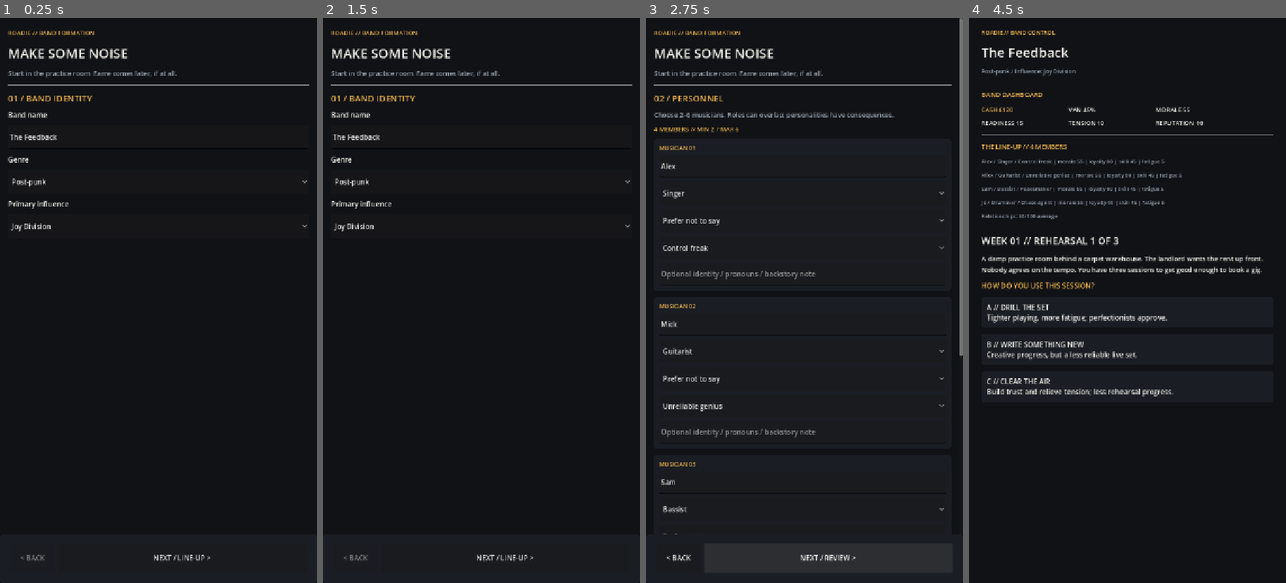
Above: before the commit, frames 1-4 (left to right).
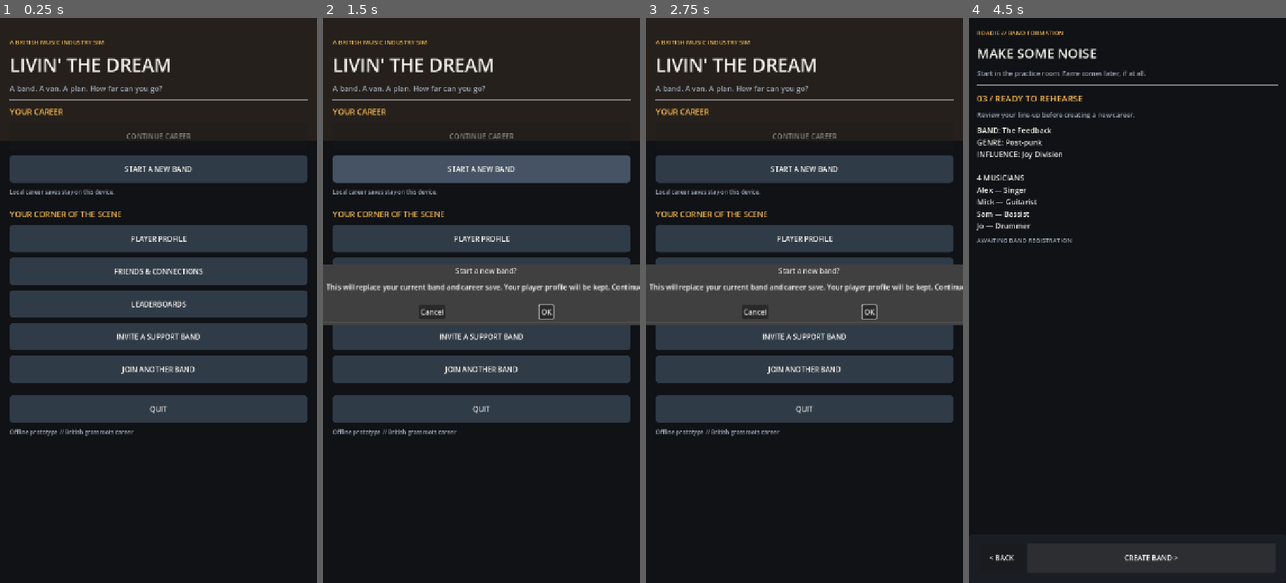
Above: after the commit, the same moments.

Repository: alimuir654-rgb/BandMaster
Game: Godot game, scene res://main_menu.tscn
The game is run twice, just before and just after one commit, with the same random seed, the same clock (stepped at 60 frames per second) and the same inputs. Before the commit the project starts from res://band_builder.tscn.
Inputs (mouse positions are in pixels of both pictures, inside the frame that each line leads up to):
- Up to frame 1 (0.25 s): no input
- Up to frame 2 (1.5 s): click (481, 170) at 0.5 s, where only the run after the commit has a clickable "START A NEW BAND"; click (481, 170) at 1.25 s, where only the run after the commit has a clickable "START A NEW BAND"
- Up to frame 3 (2.75 s): click (829, 560) at 2 s, where only the run before the commit has a clickable "NEXT / LINE-UP >"
- Up to frame 4 (4.5 s): click (1190, 311) at 2.75 s, where only the run after the commit has a clickable "OK"; click "NEXT / REVIEW >" (after the commit: "NEXT / LINE-UP >") at 3.5 s; click "CREATE BAND >" (after the commit: "NEXT / REVIEW >") at 4.25 s

The runs differ from the first frame. In frame 1, 36% of the frame differs, in the area x 2-98%, y 2-97%; in frame 2, 38%; in frame 3, 43%, in the area x 0-100%, y 0-98%; in frame 4, 12%.

Commit message:
feat: start at launch hub while preserving BandMaster internal config name

Diff:
--- a/project.godot
+++ b/project.godot
@@ -11,7 +11,7 @@
 [application]
 
 config/name="BandMaster"
-run/main_scene="uid://irvfm714u7gr"
+run/main_scene="res://main_menu.tscn"
 config/features=PackedStringArray("4.7", "Mobile")
 config/icon="res://icon.svg"
 
